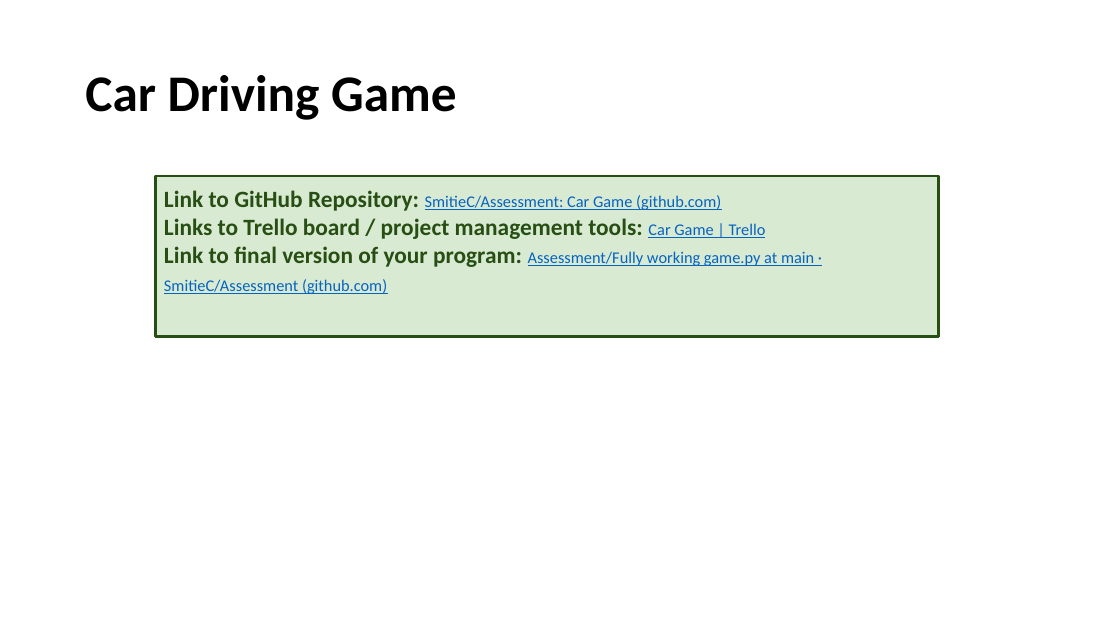
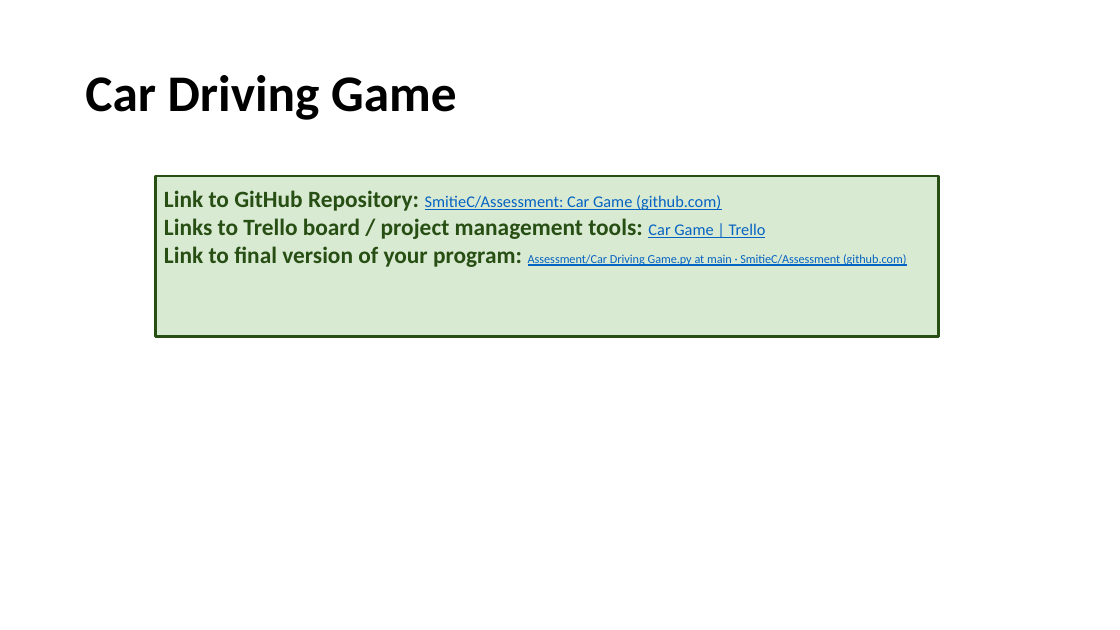
Before and after one commit to SmitieC/Assessment, a slide deck: slide 2 of 3.7 and 3.8 Documentation Template (1).pptx. Drawn at 1120x630 pixels with LibreOffice and Linux fonts; fonts in the diff are those of the drawing. Boxes give left, top, right and bottom in pixels: in the first picture for what was removed or moved away, otherwise in the second. Text is boxed around its words. In the diff, an @@ line names an element or a change of style, - is before the commit and + after.

```diff
--- a/3.7 and 3.8 Documentation Template (1).pptx
+++ b/3.7 and 3.8 Documentation Template (1).pptx
@@ text in rectangle at [164, 246, 906, 267]: text changed; size 14 to 10.5 pt @@
-Link to final version of your program: Assessment/Fully working game.py at main · SmitieC/Assessment (github.com)
+Link to final version of your program: Assessment/Car Driving Game.py at main · SmitieC/Assessment (github.com)
```
Also in this commit, not shown: 1 other file.
